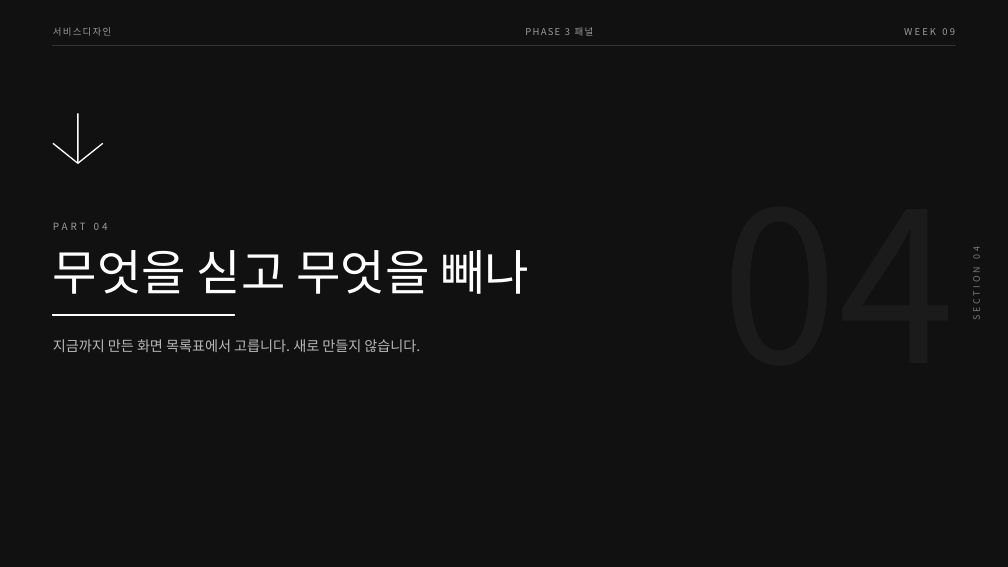
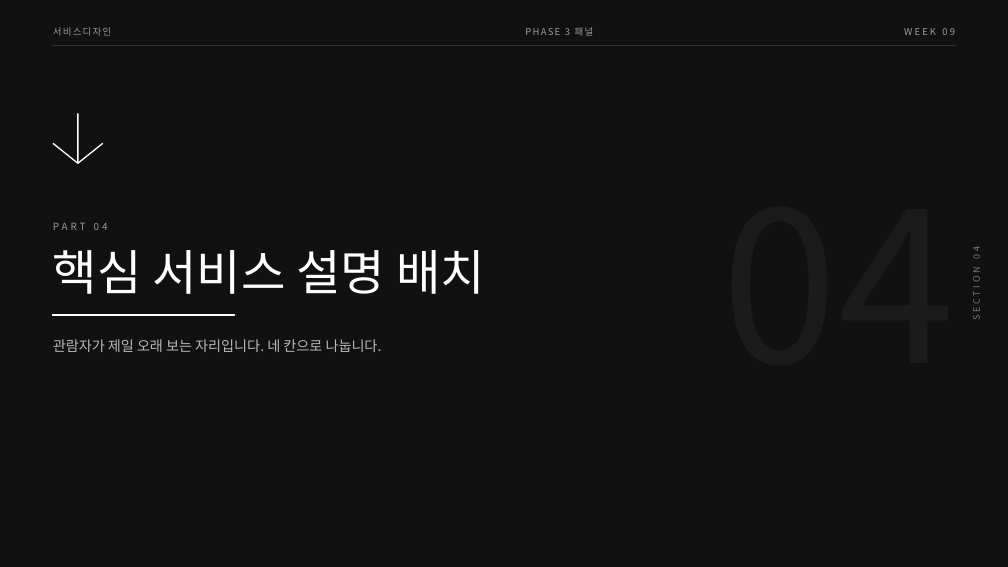
Before and after one commit to design-eng/MIN.D, a slide deck: slide 13 of dist/weeks-2학기/서비스디자인_2학기_09주차_패널레이아웃.pptx. Drawn at 1008x567 pixels with LibreOffice and Linux fonts; fonts in the diff are those of the drawing. Boxes give left, top, right and bottom in pixels: in the first picture for what was removed or moved away, otherwise in the second. Text is boxed around its words. In the diff, an @@ line names an element or a change of style, - is before the commit and + after.

```diff
--- a/dist/weeks-2학기/서비스디자인_2학기_09주차_패널레이아웃.pptx
+++ b/dist/weeks-2학기/서비스디자인_2학기_09주차_패널레이아웃.pptx
@@ text at (x1=53, y1=250, x2=485, y2=294): text changed @@
-무엇을 싣고 무엇을 빼나
+핵심 서비스 설명 배치
@@ text at (x1=53, y1=339, x2=382, y2=352): text changed @@
-지금까지 만든 화면 목록표에서 고릅니다. 새로 만들지 않습니다.
+관람자가 제일 오래 보는 자리입니다. 네 칸으로 나눕니다.
```
Also in this commit, not shown: 8 other slides changed, 6 slides added, 4 other files.
